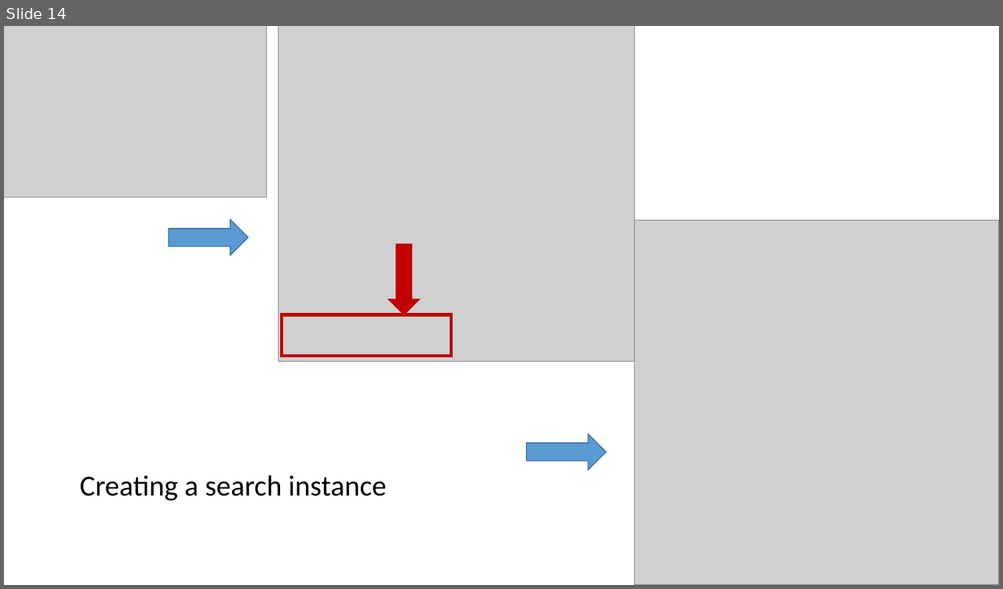
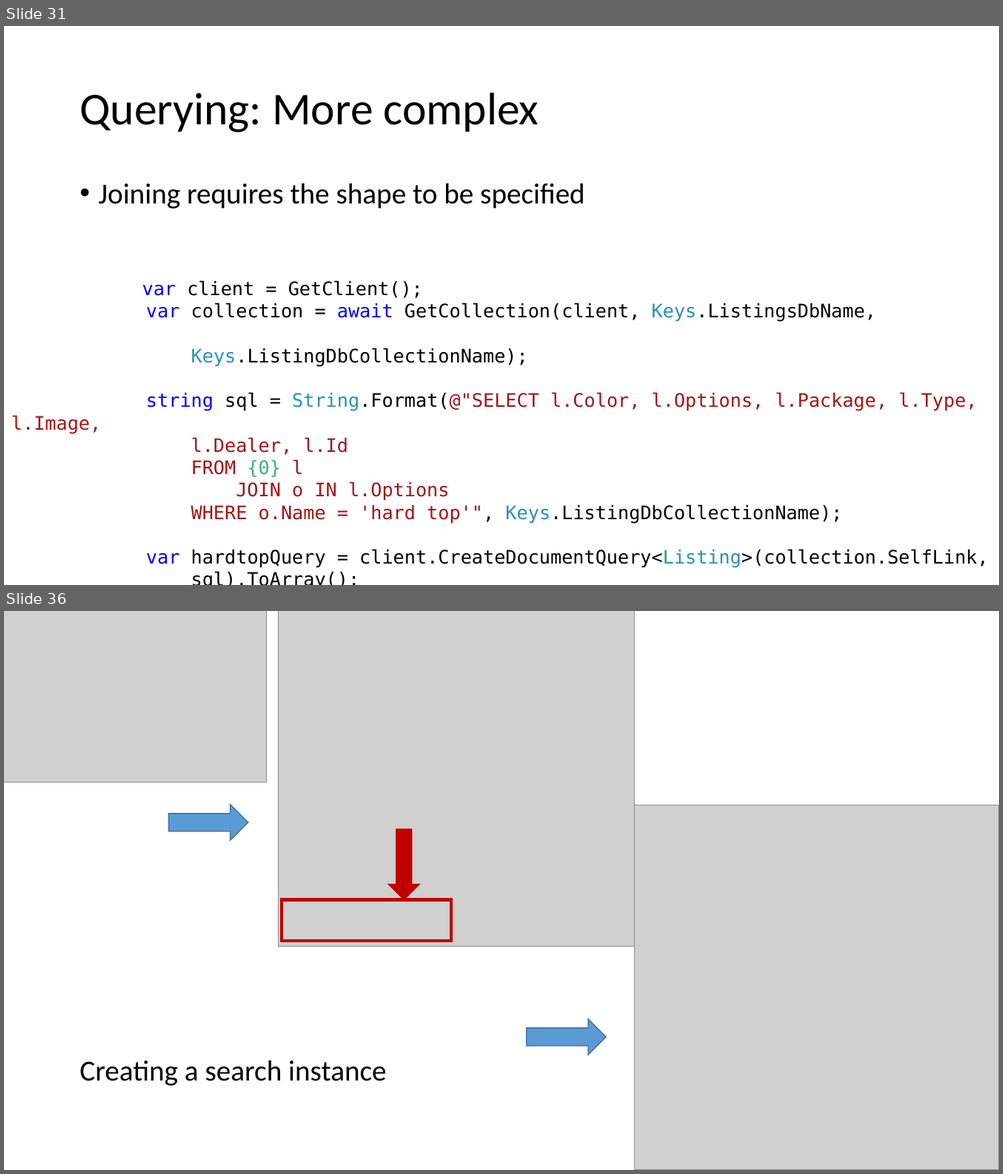
Before and after one commit to asiemer/AzureJeeps, a slide deck: docs/presentation.pptx. Shown one above the other, each under a label of ours: slide 14 before the commit, slides 31 and 36 after it; the slides between them are not shown. The pictures are 1003x589 and 1003x1174 pixels, drawn with LibreOffice and Linux fonts; fonts in the diff are those of the drawing; grey boxes stand for pictures. Boxes give left, top, right and bottom in pixels: in the first picture for what was removed or moved away, otherwise in the second. Text is boxed around its words. In the diff, an @@ line names an element or a change of style, - is before the commit and + after.

```diff
--- a/docs/presentation.pptx
+++ b/docs/presentation.pptx
@@ slide 31 added at [4,26,999,585], background #FFFFFF @@
@@ title added at [79,93,539,133], 44 pt, text #000000 @@
+Querying: More complex
@@ text added at [99,183,585,209], 28 pt, text #000000 @@
+• Joining requires the shape to be specified
@@ text added at [11,281,988,568], 18 pt, text #000000 @@
+var client = GetClient();
+var collection = await GetCollection(client, Keys.ListingsDbName,
+Keys.ListingDbCollectionName);
+string sql = String.Format(@"SELECT l.Color, l.Options, l.Package, l.Type, l.Image,
+l.Dealer, l.Id
+FROM {0} l
+JOIN o IN l.Options
+WHERE o.Name = 'hard top'", Keys.ListingDbCollectionName);
+var hardtopQuery = client.CreateDocumentQuery<Listing>(collection.SelfLink,
+sql).ToArray();
@@ what was slide 14 is now slide 36 @@
```
Also in this commit, not shown: 6 slides changed, 28 other slides added.
